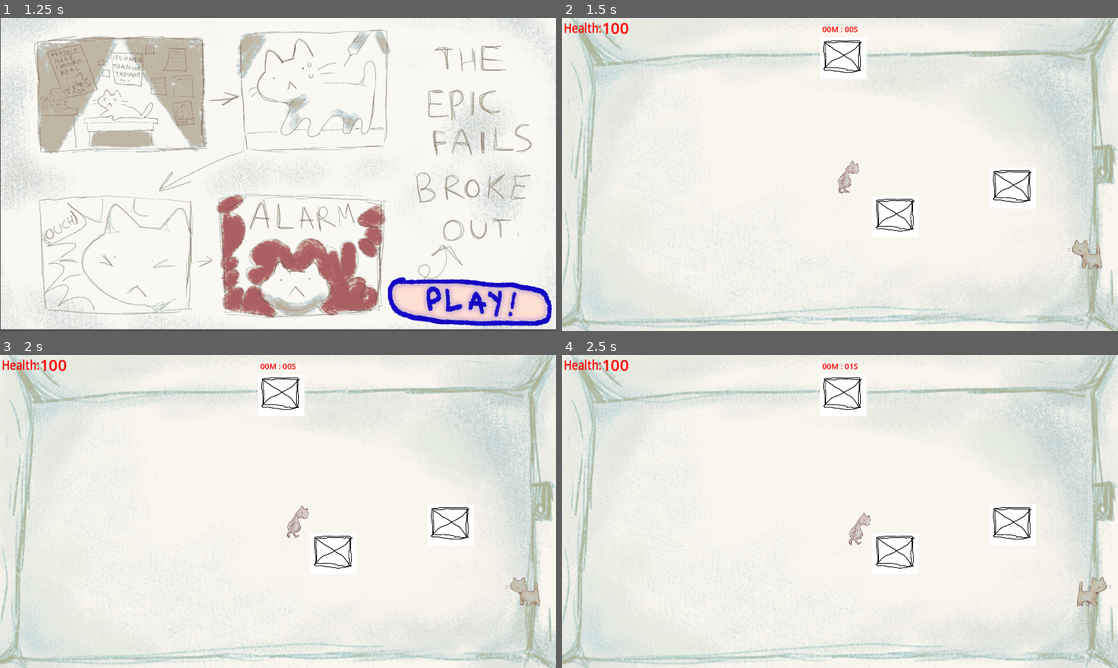
Above: before the commit, frames 1-4 (two rows, left to right).
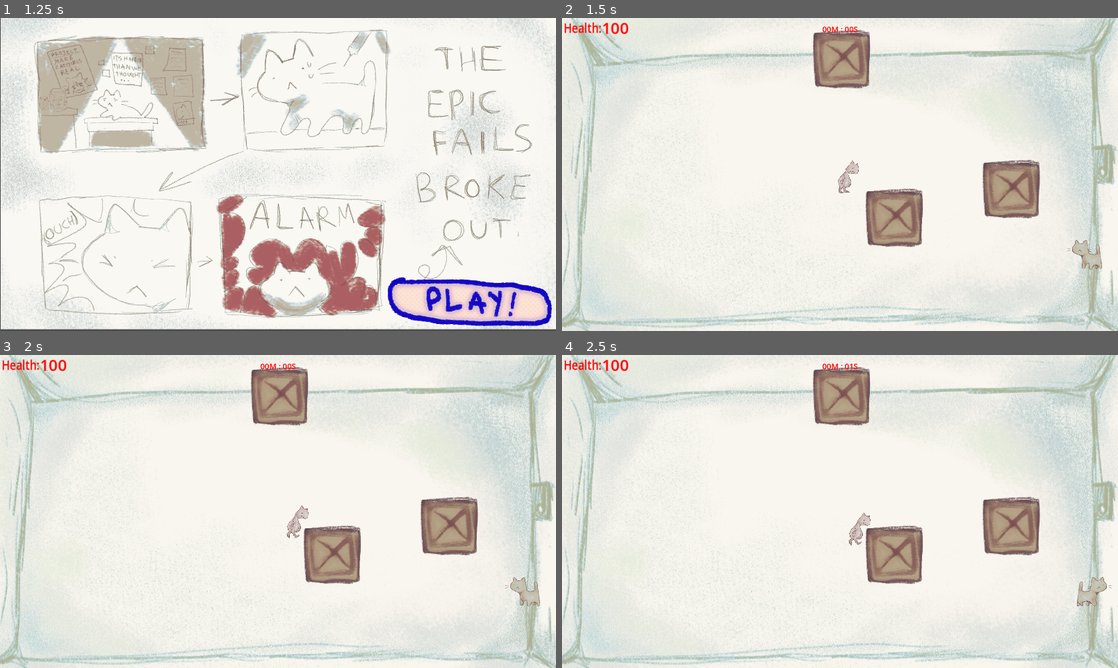
Above: after the commit, the same moments.

Repository: RobertKadak/GameCamp-2024
Game: Godot game, scene res://Menu folder/menu.tscn
Same seed, same stepped clock (60 frames per second), same inputs: the game is played once before the commit and once after it.
Inputs (mouse positions are in pixels of both pictures, inside the frame that each line leads up to):
- Up to frame 1 (1.25 s): click (472, 171) at 0.5 s
- Up to frame 2 (1.5 s): click (1029, 302) at 1.25 s
- Up to frame 3 (2 s): no input
- Up to frame 4 (2.5 s): tap Enter (ui_accept) at 2, 2.27 s; move the mouse to (962, 495) at 2.02 s; hold D (move_right) from 2.03 s (still down); click (962, 495) at 2.1 s

Frame 1 is identical in both runs. In frame 2, 5.4% of the frame differs, in the area x 45-86%, y 3-74%; in frame 3, 5.4%; in frame 4, 5.4%.

Commit message:
boxesgoodnow

Diff:
--- a/scenes/object.tscn
+++ b/scenes/object.tscn
@@ -1,6 +1,6 @@
 [gd_scene load_steps=4 format=3 uid="uid://d1a3v0dotogeo"]
 
-[ext_resource type="Texture2D" uid="uid://c8hy7mgxpn7cc" path="res://assets/box.png" id="1_govr5"]
+[ext_resource type="Texture2D" uid="uid://cwebqya4u3ojn" path="res://scenes/levels/box.png" id="1_ayast"]
 
 [sub_resource type="RectangleShape2D" id="RectangleShape2D_nje4h"]
 size = Vector2(212, 188)
@@ -12,7 +12,10 @@
 scale = Vector2(0.76, 0.76)
 
 [node name="Sprite2D" type="Sprite2D" parent="."]
-texture = ExtResource("1_govr5")
+position = Vector2(-7.89474, 5.26316)
+rotation = 0.000206127
+scale = Vector2(0.802602, 0.802602)
+texture = ExtResource("1_ayast")
 
 [node name="Area2D" type="Area2D" parent="."]
 
Binary file added: scenes/levels/box.png
Not shown, added: scenes/levels/box.png.import
Not shown: 1 places in scenes/levels/level_1.tscn that only renumber resources
